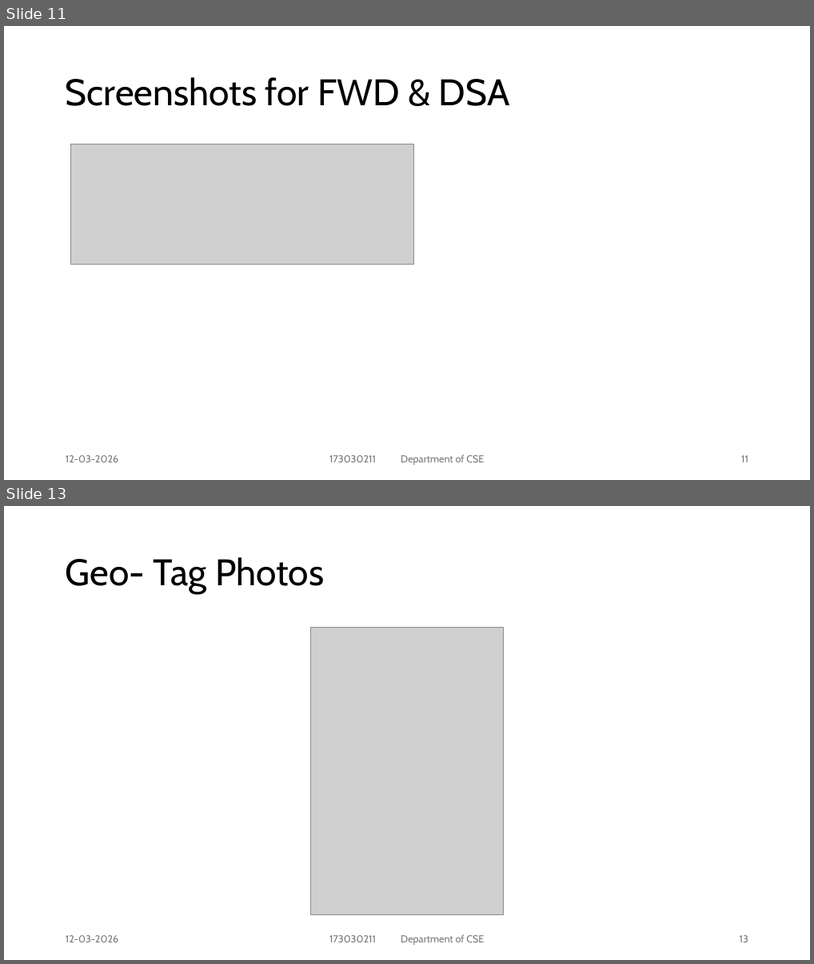
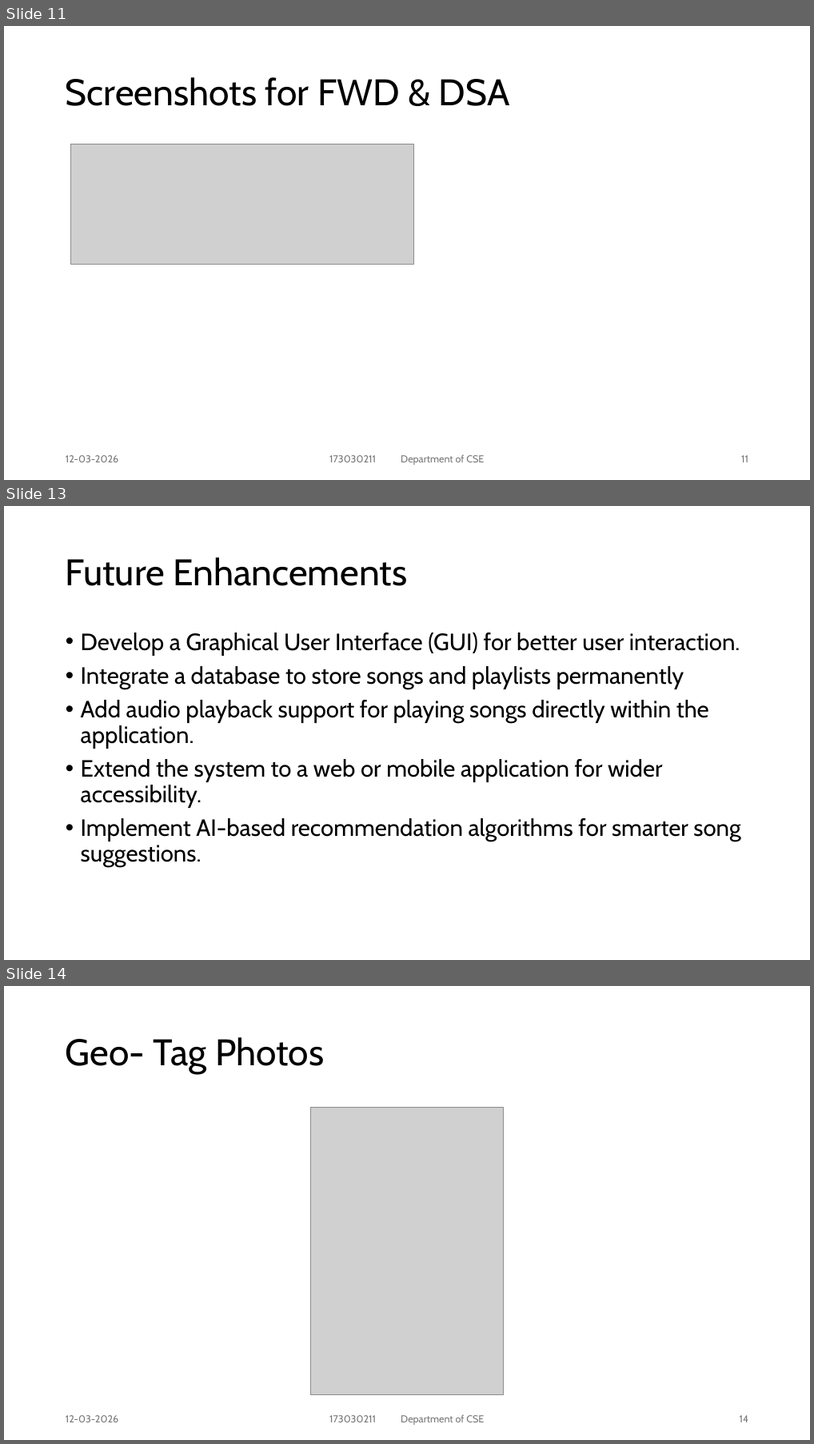
Before and after one commit to SujitVakkalanka1/OMSR-DSA, a slide deck: Offline Music Search and retrieval Studio.pptx. Shown one above the other, each under a label of ours: slides 11 and 13 before the commit, slides 11, 13 and 14 after it; the slides between them are not shown. The pictures are 814x964 and 814x1444 pixels, drawn with LibreOffice and Linux fonts; fonts in the diff are those of the drawing; grey boxes stand for pictures. Boxes give left, top, right and bottom in pixels: in the first picture for what was removed or moved away, otherwise in the second. Text is boxed around its words. In the diff, an @@ line names an element or a change of style, - is before the commit and + after.

```diff
--- a/Offline Music Search and retrieval Studio.pptx
+++ b/Offline Music Search and retrieval Studio.pptx
@@ slide 13 added at bbox=[4, 506, 810, 960], background #FFFFFF @@
@@ title added at bbox=[66, 557, 408, 586], 44 pt, text #000000 @@
+Future Enhancements
@@ text added at bbox=[81, 632, 741, 867], 28 pt, text #000000 @@
+• Develop a Graphical User Interface (GUI) for better user interaction.
+• Integrate a database to store songs and playlists permanently
+• Add audio playback support for playing songs directly within the application.
+• Extend the system to a web or mobile application for wider accessibility.
+• Implement AI-based recommendation algorithms for smarter song suggestions.
@@ what was slide 13 is now slide 14 @@
@@ page number at bbox=[740, 1415, 749, 1422]: text changed @@
-13
+14
```
Also in this commit, not shown: 3 slides changed, 16 other files.
